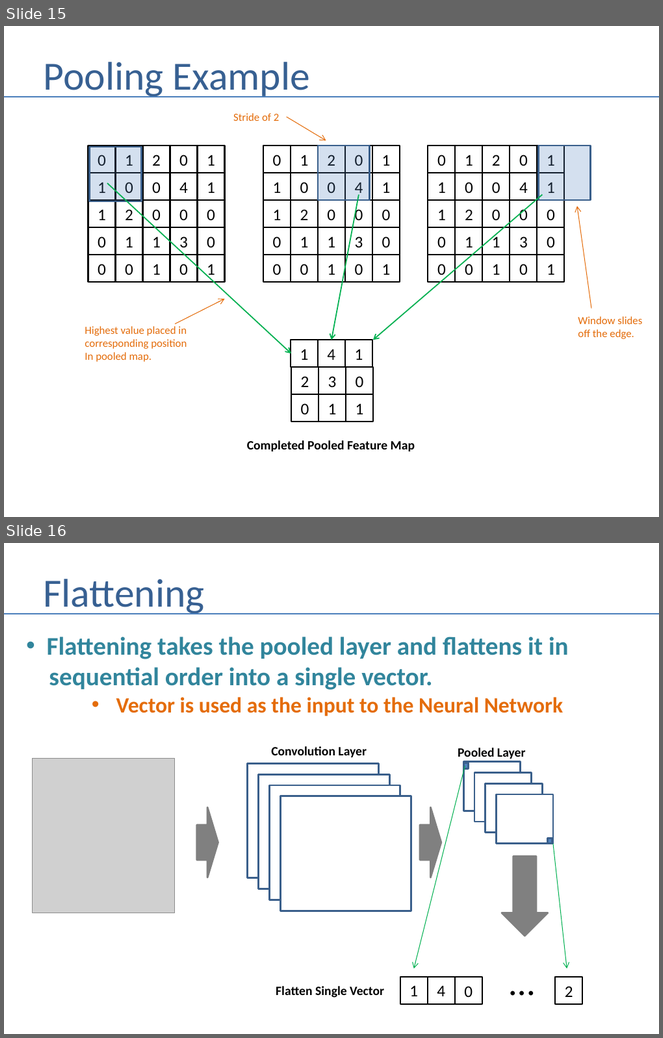
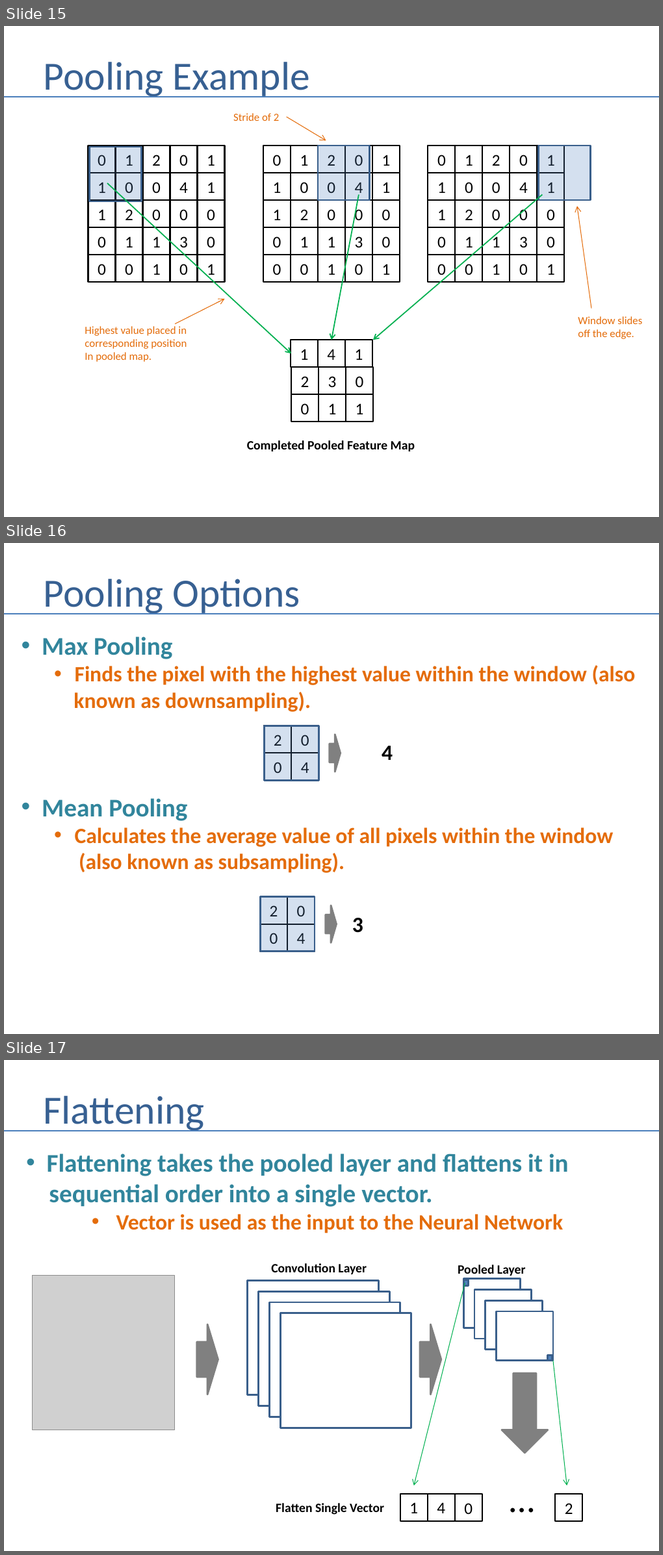
Before and after one commit to andrewferlitsch/Portland-Data-Science-Group, a slide deck: Presentations/ML Convolutional Neural Networks.pptx. Shown one above the other, each under a label of ours: slides 15 and 16 before the commit, slides 15, 16 and 17 after it. The pictures are 663x1038 and 663x1555 pixels, drawn with LibreOffice and Linux fonts; fonts in the diff are those of the drawing; grey boxes stand for pictures. Boxes give left, top, right and bottom in pixels: in the first picture for what was removed or moved away, otherwise in the second. Text is boxed around its words. In the diff, an @@ line names an element or a change of style, - is before the commit and + after.

Commit message:
update to cnn pres

```diff
--- a/Presentations/ML Convolutional Neural Networks.pptx
+++ b/Presentations/ML Convolutional Neural Networks.pptx
@@ slide 16 added at (4, 543, 659, 1034), background #FFFFFF @@
@@ title added at (43, 579, 300, 615), 44 pt, text #376092 @@
+Pooling Options
@@ line added from (4, 614) to (659, 614), #4B7EBC 1.5 pt @@
@@ text added at (42, 637, 636, 873), 24 pt, text #E46C0A, bold @@
+• Max Pooling
+  • Finds the pixel with the highest value within the window (also
+  known as downsampling).
+  4
+• Mean Pooling
+  • Calculates the average value of all pixels within the window
+  (also known as subsampling).
@@ rectangle added at (264, 726, 292, 754), outline #000000 1.5 pt, 18 pt, text #000000 @@
+2
@@ rectangle added at (264, 726, 319, 780), fill #4F81BD at 24% opacity, outline #3A5F8C 2 pt @@
@@ rectangle added at (292, 726, 319, 754), outline #000000 1.5 pt, 18 pt, text #000000 @@
+0
@@ right arrow added at (330, 734, 341, 772), fill #808080, outline #808080 2 pt @@
@@ rectangle added at (264, 754, 292, 781), outline #000000 1.5 pt, 18 pt, text #000000 @@
+0
@@ rectangle added at (292, 754, 319, 781), outline #000000 1.5 pt, 18 pt, text #000000 @@
+4
@@ rectangle added at (260, 897, 287, 925), outline #000000 1.5 pt, 18 pt, text #000000 @@
+2
@@ rectangle added at (260, 897, 315, 951), fill #4F81BD at 24% opacity, outline #3A5F8C 2 pt @@
@@ rectangle added at (287, 897, 315, 925), outline #000000 1.5 pt, 18 pt, text #000000 @@
+0
@@ right arrow added at (326, 906, 337, 943), fill #808080, outline #808080 2 pt @@
@@ rectangle added at (260, 925, 287, 952), outline #000000 1.5 pt, 18 pt, text #000000 @@
+0
@@ rectangle added at (287, 925, 315, 952), outline #000000 1.5 pt, 18 pt, text #000000 @@
+4
@@ text added at (352, 918, 363, 933), 24 pt, text #000000, bold @@
+3
@@ what was slide 16 is now slide 17 @@
```
